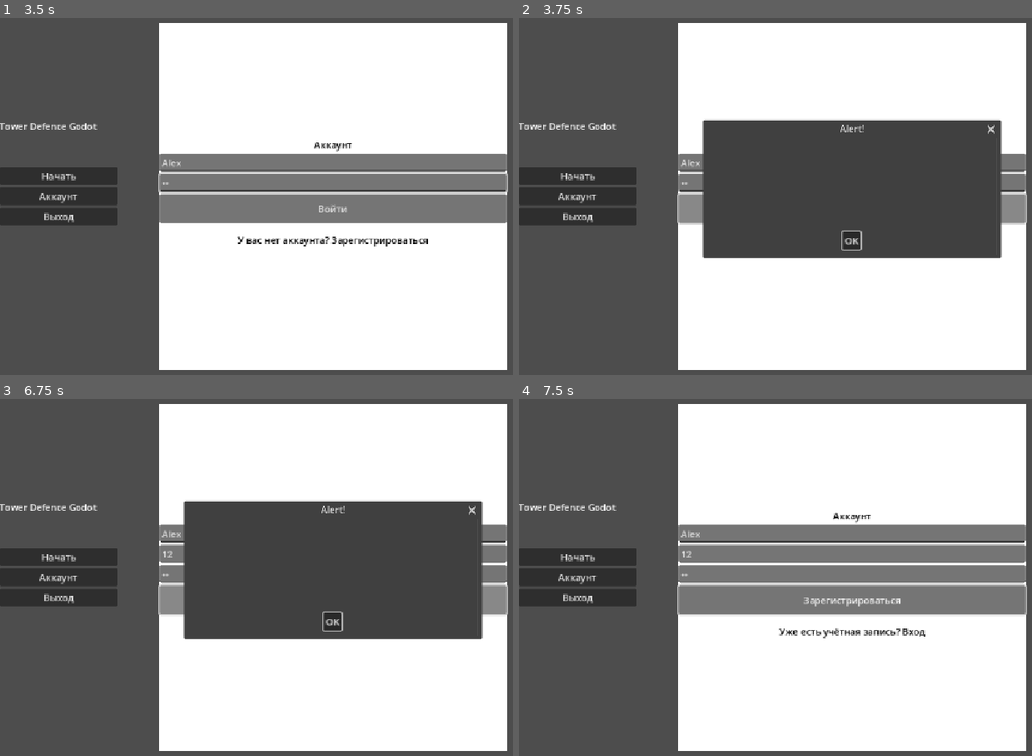
Above: before the commit, frames 1-4 (two rows, left to right).
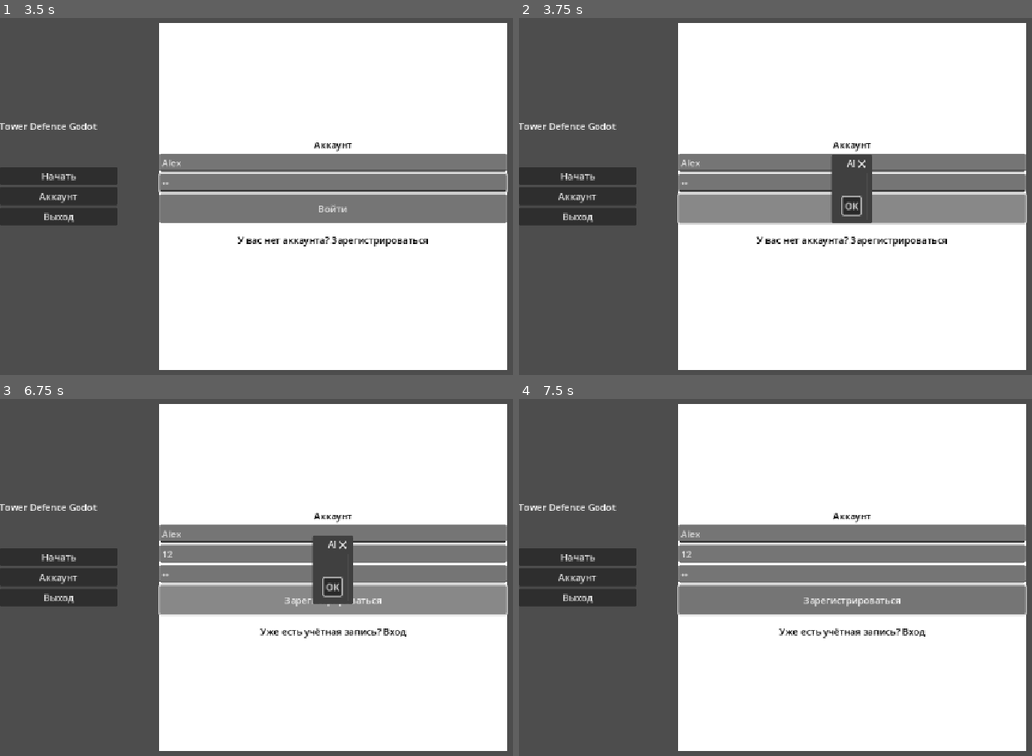
Above: after the commit, the same moments.

Repository: AdamMambetov/tower-defence-godot
Game: Godot game, scene res://scene/main_menu.tscn
Same seed, same stepped clock (60 frames per second), same inputs: the game is played once before the commit and once after it.
Inputs (mouse positions are in pixels of both pictures, inside the frame that each line leads up to):
- Up to frame 1 (3.5 s): click "Начать" at 0.5 s; click "Начать" at 1.25 s; click "Аккаунт" at 2 s; click (333, 164) at 2.77 s; type "Alex" at 2.85 s; click (333, 182) at 3 s; type "12" at 3.08 s
- Up to frame 2 (3.75 s): click "Войти" at 3.5 s
- Up to frame 3 (6.75 s): click "OK" at 4.25 s; click "У вас нет аккаунта? Зарегистр…" at 5 s; click (333, 534) at 5.77 s; type "Alex" at 5.85 s; click (333, 552) at 6 s; type "12" at 6.08 s; click (333, 573) at 6.23 s; type "12" at 6.32 s; click "Зарегистрироваться" at 6.5 s
- Up to frame 4 (7.5 s): click "OK" at 7.25 s

Frame 1 is identical in both runs. In frame 2, 21% of the frame differs, in the area x 35-95%, y 28-68%; in frame 3, 21%; in frame 4, nothing differs.

Commit message:
Revert "test rpc 2"
This reverts commit 3de459f9f6ebfe1164f61ca1680f620cc77e7ff5.

	modified:   scene/main_menu.tscn
	modified:   src/api.gd

Diff:
--- a/scene/main_menu.tscn
+++ b/scene/main_menu.tscn
@@ -279,8 +279,6 @@
 [node name="AcceptDialog" type="AcceptDialog" parent="."]
 oversampling_override = 1.0
 initial_position = 2
-size = Vector2i(500, 200)
-min_size = Vector2i(500, 200)
 
 [connection signal="pressed" from="VBoxContainer/start_btn" to="." method="_on_start_btn_pressed"]
 [connection signal="pressed" from="VBoxContainer/settings_btn" to="." method="_on_settings_btn_pressed"]
--- a/src/api.gd
+++ b/src/api.gd
@@ -5,7 +5,7 @@
 signal join_result(success: bool, result: String)
 signal new_data_recived(result: Dictionary)
 
-var socket: WebSocketMultiplayerPeer
+var socket: WebSocketPeer
 var join_url: String
 var room_id: String
 var waiting_opponent: bool
@@ -14,8 +14,8 @@
 var access_token_timer: Timer
 
 const ACCESS_TOKEN_LIFE_TIME = 60*60
-const API_BASE_URL = "http://26.186.139.15:8000/"
-const WS_BASE_URL = "ws://26.186.139.15:8100/ws/"
+const API_BASE_URL = "http://10.144.97.136:8000/"
+const WS_BASE_URL = "ws://10.144.97.136:8100/ws/"
 
 const headers = {
 	form_data = "Content-Type: multipart/form-data; boundary=\"boundary\"",
@@ -26,7 +26,6 @@
 
 func _ready() -> void:
 	_create_access_token_timer()
-	multiplayer.set_multiplayer_peer(socket)
 
 func _process(_delta: float) -> void:
 	if !is_instance_valid(socket):
@@ -184,11 +183,11 @@
 	body.append_array("\r\n--boundary--\r\n".to_utf8_buffer())
 
 func _connect() -> bool:
-	socket = WebSocketMultiplayerPeer.new()
+	socket = WebSocketPeer.new()
 	socket.handshake_headers = PackedStringArray([
 		"access: " + UserInfo.get_user_info().access,
 	])
-	var err = socket.create_client(join_url)
+	var err = socket.connect_to_url(join_url)
 	if err != OK:
 		printerr("Failed to initiate websocket:", err)
 		return false
